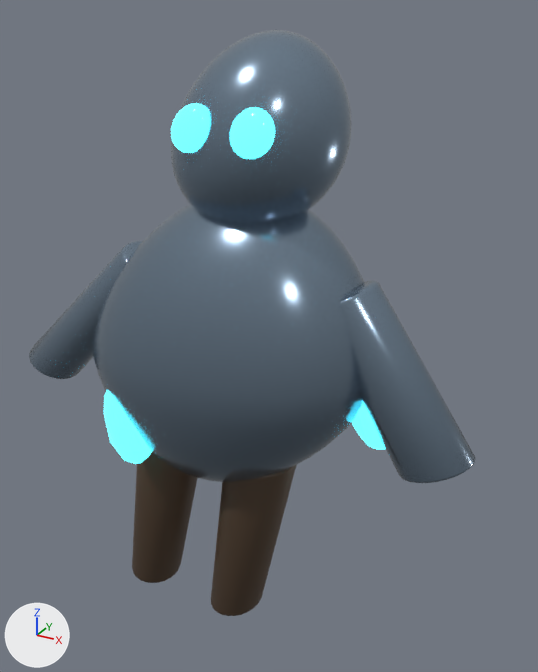
A saved change to the glTF model public/models/enemies/humanoid_v7.glb.
Both versions are drawn from a camera (50 mm lens) standing at (1.6, -2.53, 1.64) and looking at (0.14, 0.12, 0.31). Every picture has the same lights, and +X, +Y and +Z are marked at lower left. The picture after the commit comes second. Where no turn or scale is listed for an object, it has been applied to the vertices. Vertices at exactly the same position are counted once.

The first picture shows 'ARM_L_PRIMARY', 'ARM_R_PRIMARY', 'BODY_PRIMARY', 'EYE_EMISSIVE', 'EYE_EMISSIVE.001', 'HEAD_PRIMARY', 'LEG_L_SECONDARY', 'LEG_R_SECONDARY', 'ORBIT_SHARD_EMISSIVE', 'ORBIT_SHARD_EMISSIVE.002'.
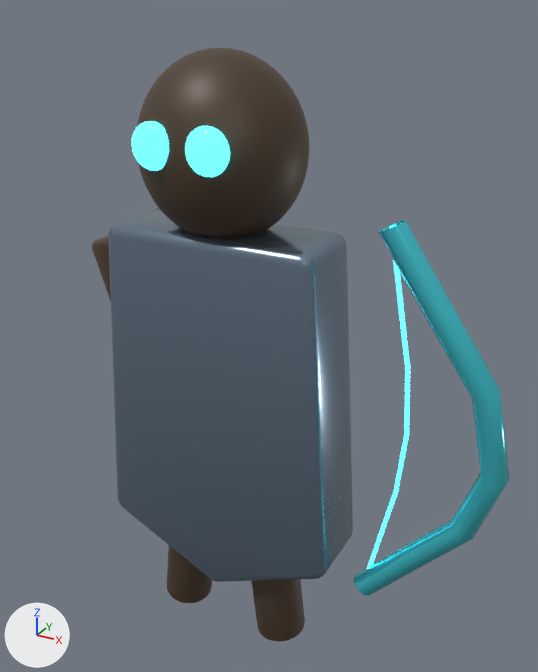
What changed in the scene script:
```text
Change me_sphere_065:
    remove me_sphere_065.from_pydata(...)  # 266 vertices, 528 faces; spans x 0.105..0.278, y -0.044..0.055, z -0.13..0.043
    add me_sphere_065.from_pydata(...)  # 266 vertices, 528 faces; spans x -0.09..0.09, y -0.05..0.05, z -0.09..0.09
    me_sphere_065 part 1: 266 of 266 vertices moved; they spanned x 0.105..0.278, y -0.044..0.055, z -0.13..0.043 and now span x -0.09..0.09, y -0.05..0.05, z -0.09..0.09; mean shift (-0.192, -0.005, 0.044)
Change me_sphere_066:
    remove me_sphere_066.from_pydata(...)  # 266 vertices, 528 faces; spans x 0.091..0.261, y -0.044..0.055, z -0.13..0.043
    add me_sphere_066.from_pydata(...)  # 266 vertices, 528 faces; spans x -0.09..0.09, y -0.05..0.05, z -0.09..0.09
    me_sphere_066 part 2: 266 of 266 vertices moved; they spanned x 0.091..0.261, y -0.044..0.055, z -0.13..0.043 and now span x -0.09..0.09, y -0.05..0.05, z -0.09..0.09; mean shift (-0.176, -0.005, 0.044)
Remove ob_body_primary:
    ob_body_primary = bpy.data.objects.new('BODY_PRIMARY', me_sphere_063)
Remove ob_head_primary:
    ob_head_primary = bpy.data.objects.new('HEAD_PRIMARY', me_sphere_064)
Remove ob_arm_l_primary:
    ob_arm_l_primary = bpy.data.objects.new('ARM_L_PRIMARY', me_cylinder_111)
Remove ob_arm_r_primary:
    ob_arm_r_primary = bpy.data.objects.new('ARM_R_PRIMARY', me_cylinder_112)
Remove ob_leg_l_secondary:
    ob_leg_l_secondary = bpy.data.objects.new('LEG_L_SECONDARY', me_cylinder_113)
Remove ob_leg_r_secondary:
    ob_leg_r_secondary = bpy.data.objects.new('LEG_R_SECONDARY', me_cylinder_114)
Change ob_eye_emissive:
    ob_eye_emissive.location: (-0.13, -0.3, 1.3) -> (-0.12, -0.29, 1.18)
Remove ob_orbit_shard_emissive:
    ob_orbit_shard_emissive = bpy.data.objects.new('ORBIT_SHARD_EMISSIVE', me_icosphere_387)
Remove ob_orbit_shard_emissive_002:
    ob_orbit_shard_emissive_002 = bpy.data.objects.new('ORBIT_SHARD_EMISSIVE.002', me_icosphere_389)
Add ob_quiver_secondary:
    ob_quiver_secondary = bpy.data.objects.new('QUIVER_SECONDARY', me_cylinder_132)  # 144 vertices, 284 faces; spans x -0.297..0.297, y -0.17..0.17, z -0.482..0.482; in mat_deep_secondary (brown #4d3c2c)
    ob_quiver_secondary.location = (-0.48, 0.12, 0.25)
Add ob_archer_string_emissive:
    ob_archer_string_emissive = bpy.data.objects.new('ARCHER_STRING_EMISSIVE', me_archer_string)  # 84 vertices, 144 faces; spans x 0.69..0.85, y -0.01..0.01, z -0.75..0.92; in mat_deep_emissive (cyan #307c8b, glowing cyan #50edff)
    ob_archer_string_emissive.location = (0.0, 0.0, 0.0)
Add ob_archer_bow_accent:
    ob_archer_bow_accent = bpy.data.objects.new('ARCHER_BOW_ACCENT', me_archer_bow)  # 84 vertices, 144 faces; spans x 0.65..1.25, y -0.06..0.06, z -0.78..0.95; in mat_deep_accent (cyan #50ddeb)
    ob_archer_bow_accent.location = (0.0, 0.0, 0.0)
Add ob_archer_leg_secondary_001:
    ob_archer_leg_secondary_001 = bpy.data.objects.new('ARCHER_LEG_SECONDARY.001', me_cylinder_131)  # 192 vertices, 380 faces; spans x -0.157..0.157, y -0.12..0.12, z -0.361..0.361; in mat_deep_secondary (brown #4d3c2c)
    ob_archer_leg_secondary_001.location = (0.24, 0.0, -0.85)
Add ob_archer_leg_secondary:
    ob_archer_leg_secondary = bpy.data.objects.new('ARCHER_LEG_SECONDARY', me_cylinder_130)  # 192 vertices, 380 faces; spans x -0.157..0.157, y -0.12..0.12, z -0.361..0.361; in mat_deep_secondary (brown #4d3c2c)
    ob_archer_leg_secondary.location = (-0.24, 0.0, -0.85)
Add ob_archer_head_secondary:
    ob_archer_head_secondary = bpy.data.objects.new('ARCHER_HEAD_SECONDARY', me_sphere_047)  # a UV sphere (40 segments, 24 rings, poles along z) spanning x -0.35..0.35, y -0.31..0.31, z -0.37..0.37; in mat_deep_secondary (brown #4d3c2c)
    ob_archer_head_secondary.location = (0.0, 0.0, 1.14)
Add ob_archer_jerkin_primary:
    ob_archer_jerkin_primary = bpy.data.objects.new('ARCHER_JERKIN_PRIMARY', me_archer_jerkin)  # 190 vertices, 376 faces; spans x -0.58..0.58, y -0.19..0.19, z -0.91..0.82; in mat_deep_primary (greyish blue #8497aa)
    ob_archer_jerkin_primary.location = (0.0, 0.0, 0.0)
```

Location of each change, [x1, y1, x2, y2] in pixels of the pictures (538 x 672 px; the box of a moved part takes in the faces that stretch with it):
'ARCHER_JERKIN_PRIMARY', added: after [108, 208, 353, 582]
'BODY_PRIMARY', deleted: before [92, 204, 364, 482]
'HEAD_PRIMARY', deleted: before [171, 30, 351, 222]
'ARCHER_HEAD_SECONDARY', added (brown): after [137, 48, 309, 238]
'ARM_R_PRIMARY', deleted: before [340, 280, 476, 483]
'ARCHER_BOW_ACCENT', added (cyan): after [354, 220, 509, 595]
'LEG_R_SECONDARY', deleted (brown): before [211, 464, 297, 616]
'LEG_L_SECONDARY', deleted (brown): before [132, 453, 197, 583]
'ARM_L_PRIMARY', deleted: before [29, 241, 143, 379]
'EYE_EMISSIVE', reshaped, moved: before [171, 103, 211, 153]; after [131, 121, 169, 171]
'ARCHER_LEG_SECONDARY.001', added (brown): after [251, 579, 305, 641]
'ORBIT_SHARD_EMISSIVE.002', deleted (cyan): before [104, 389, 152, 464]
'ARCHER_LEG_SECONDARY', added (brown): after [167, 546, 212, 603]
'ARCHER_STRING_EMISSIVE', added: after [367, 225, 410, 569]
'ORBIT_SHARD_EMISSIVE', deleted (cyan): before [352, 401, 386, 450]
'QUIVER_SECONDARY', added (brown): after [92, 236, 111, 302]
part 2 of me_sphere_066, moved or reshaped: before [230, 107, 275, 159]; after [185, 126, 230, 177]
